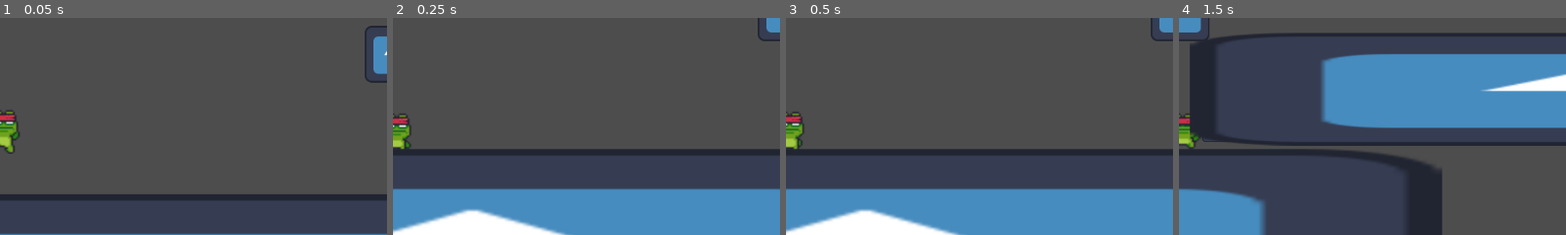
Above: before the commit, frames 1-4 (left to right).
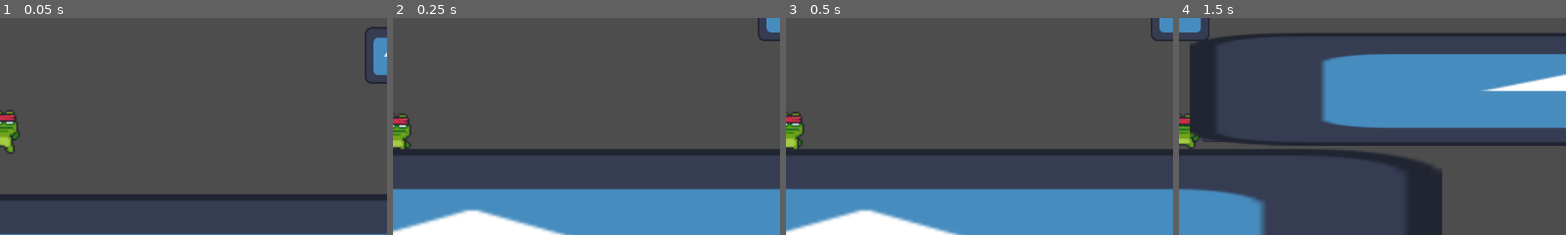
Above: after the commit, the same moments.

Repository: yuritsuu/RAMgedon
Game: Godot game, scene res://scene/test.tscn
Same seed, same stepped clock (60 frames per second), same inputs: the game is played once before the commit and once after it. The engine's default icon, where the game draws it, is replaced by a stand-in: a white triangle on a blue panel in a dark square.
Inputs (mouse positions are % of the whole screen's width and height, from its top left):
- Up to frame 1 (0.05 s): no input
- Up to frame 2 (0.25 s): no input
- Up to frame 3 (0.5 s): no input
- Up to frame 4 (1.5 s): move the mouse to (72, 45) at 0.52 s; hold D (right) from 0.53 s (still down); click (72, 45) at 0.6 s; tap Space (jump) at 0.77 s; move the mouse to (30, 55) at 1.27 s; click (30, 55) at 1.35 s
The pictures show only the part of the screen within x 50-100%, y 25-75%; the shares and areas given below are measured in that part.

The runs differ from the first frame. In frame 1, 0.2% of the frame differs, in the area x 94-100%, y 3-31%; in frame 2, nothing differs; in frame 3, nothing differs; in frame 4, nothing differs.

Commit message:
v1 update 10.02.2026 15:04
player and enemy scipt changes

Diff:
--- a/ra-mgedon-v-0.0.1/scene/enemy_test.tscn
+++ b/ra-mgedon-v-0.0.1/scene/enemy_test.tscn
@@ -5,6 +5,9 @@
 
 [sub_resource type="RectangleShape2D" id="RectangleShape2D_7p445"]
 size = Vector2(32, 33)
+
+[sub_resource type="RectangleShape2D" id="RectangleShape2D_fmaa2"]
+size = Vector2(22, 22)
 
 [node name="enemy_test" type="CharacterBody2D" unique_id=763155620]
 script = ExtResource("1_7p445")
@@ -17,3 +20,15 @@
 [node name="CollisionShape2D" type="CollisionShape2D" parent="." unique_id=1258178238]
 position = Vector2(0, -0.5)
 shape = SubResource("RectangleShape2D_7p445")
+
+[node name="Timer" type="Timer" parent="." unique_id=1277949409]
+wait_time = 0.2
+one_shot = true
+
+[node name="hurtbox" type="Area2D" parent="." unique_id=1924206590]
+
+[node name="hurtbox_colision" type="CollisionShape2D" parent="hurtbox" unique_id=1682545801]
+shape = SubResource("RectangleShape2D_fmaa2")
+debug_color = Color(1, 0, 0, 0.41960785)
+
+[connection signal="timeout" from="Timer" to="." method="_on_timer_timeout"]
--- a/ra-mgedon-v-0.0.1/scene/player.tscn
+++ b/ra-mgedon-v-0.0.1/scene/player.tscn
@@ -531,4 +531,5 @@
 texture = ExtResource("2_hjaqi")
 
 [connection signal="area_entered" from="hitbox" to="." method="_on_hitbox_area_entered"]
+[connection signal="area_entered" from="weapons/weapon1/attack_hitbox" to="." method="_on_attack_hitbox_area_entered"]
 [connection signal="body_entered" from="weapons/weapon1/attack_hitbox" to="." method="_on_attack_hitbox_body_entered"]
--- a/ra-mgedon-v-0.0.1/scripts/enemy_test.gd
+++ b/ra-mgedon-v-0.0.1/scripts/enemy_test.gd
@@ -1,25 +1,46 @@
 extends CharacterBody2D
 
 var gravity: int = ProjectSettings.get_setting("physics/2d/default_gravity")
-var hp=100
-var direction
-# Called when the node enters the scene tree for the first time.
-func _ready() -> void:
-	pass # Replace with function body.
+var hp := 100
+var can_take_dmg := true
 
-func _physics_process(delta: float) -> void:
-	move_and_slide()
+@onready var timer: Timer = $Timer
+@onready var hurtbox_colision: CollisionShape2D = $hurtbox/hurtbox_colision
+
+
+func _physics_process(delta):
 	if not is_on_floor():
 		velocity.y += gravity * delta
-# Called every frame. 'delta' is the elapsed time since the previous frame.
+
+	move_and_slide()
+
+	# wygaszanie knockbacku X
+	velocity.x = move_toward(velocity.x, 0, 1200 * delta)
+
+
+
 func _process(delta: float) -> void:
 	print(hp)
-	if hp <=0:
+	if hp <= 0:
 		queue_free()
-	if velocity.x>0:
-		velocity.x-=16
-	elif velocity.x<0:
-		velocity.x+=16
+	if not can_take_dmg:
+		hurtbox_colision.disabled=true
+	else:
+		hurtbox_colision.disabled=false
 
-func take_damage(damage):
-	hp-=damage
+
+func take_damage(damage: int):
+	if not can_take_dmg:
+		return
+
+	hp -= damage
+	can_take_dmg = false
+	timer.start()
+
+
+func apply_knockback(force: Vector2):
+	velocity += force
+
+
+func _on_timer_timeout() -> void:
+	can_take_dmg = true
--- a/ra-mgedon-v-0.0.1/scripts/player.gd
+++ b/ra-mgedon-v-0.0.1/scripts/player.gd
@@ -206,15 +206,22 @@
 	return 10
 
 
+func _on_attack_hitbox_area_entered(area: Area2D) -> void:
+	var enemy = area.get_parent()
+
+	if enemy.has_method("take_damage"):
+		enemy.take_damage(get_combo_damage())
+		hit_stop(0.05)
+
+		match attack_dir:
+			AttackDirection.FORWARD:
+				enemy.apply_knockback(Vector2(facing_dir * 250, -100))
+			AttackDirection.DOWN:
+				enemy.apply_knockback(Vector2(0, 250))
+
+
 func _on_attack_hitbox_body_entered(body):
-	if body.has_method("take_damage"):
-		body.take_damage(get_combo_damage())
-		hit_stop(0.05)
-
-		match attack_dir:
-			AttackDirection.FORWARD: body.velocity.x = facing_dir * 200
-			AttackDirection.UP: body.velocity.y = -150
-			AttackDirection.DOWN: body.velocity.y = 150
+	pass
 
 
 func hit_stop(time := 0.05):
